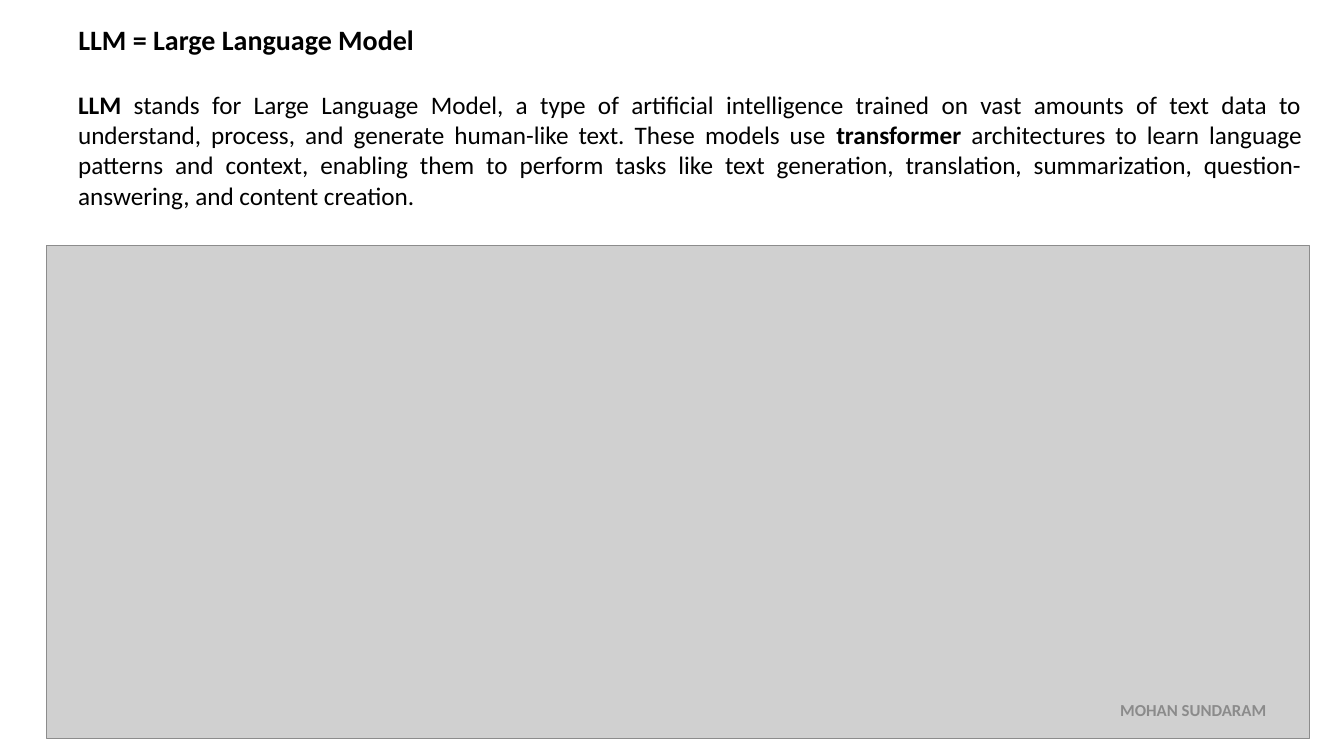
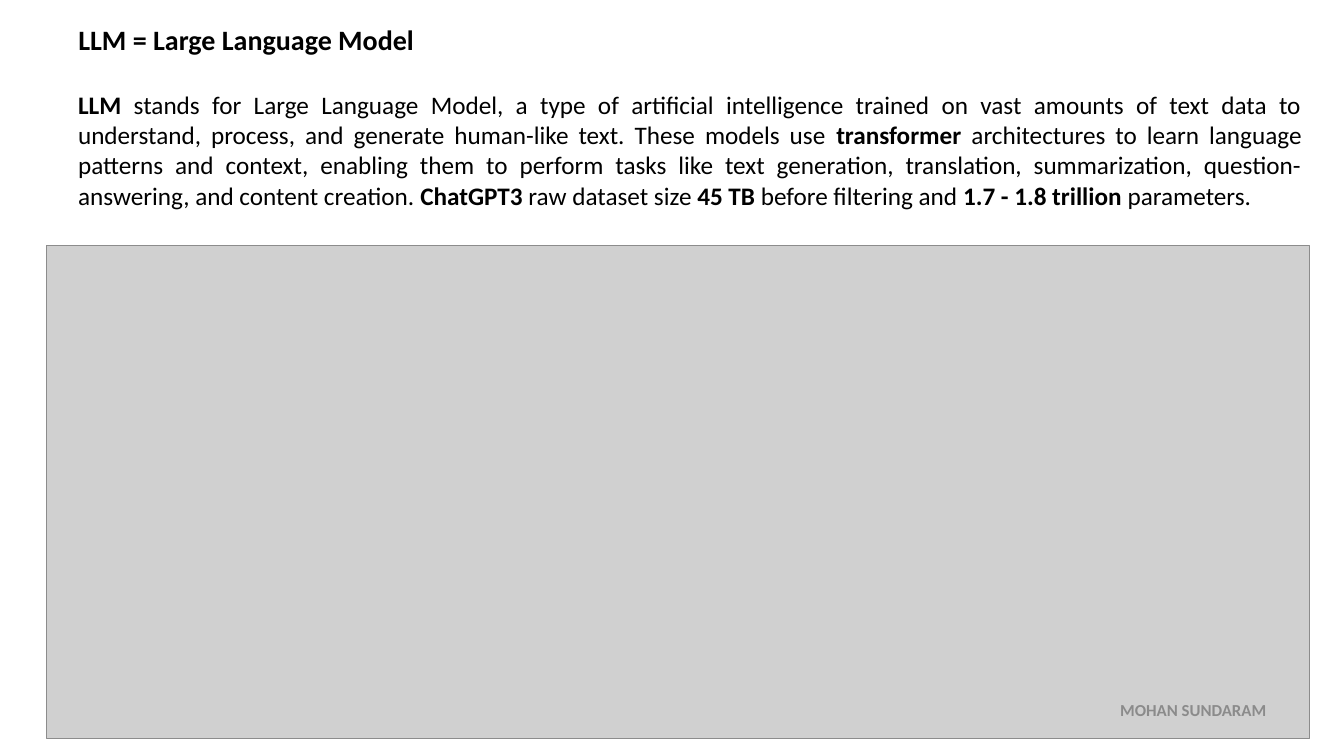
Before and after one commit to mohan4295work/Doc, a slide deck: slide 3 of Artificial Intelligence.pptx (slide 4 before the commit). Drawn at 1344x756 pixels with LibreOffice and Linux fonts; fonts in the diff are those of the drawing; grey boxes stand for pictures. Boxes give left, top, right and bottom in pixels: in the first picture for what was removed or moved away, otherwise in the second. Text is boxed around its words. In the diff, an @@ line names an element or a change of style, - is before the commit and + after.

Commit message:
Artificial Intelligence PPT
Artificial Intelligence

```diff
--- a/Artificial Intelligence.pptx
+++ b/Artificial Intelligence.pptx
@@ text at (x1=78, y1=96, x2=1301, y2=210): text changed @@
-LLM stands for Large Language Model, a type of artificial intelligence trained on vast amounts of text data to understand, process, and generate human-like text. These models use transformer architectures to learn language patterns and context, enabling them to perform tasks like text generation, translation, summarization, question-answering, and content creation.
+LLM stands for Large Language Model, a type of artificial intelligence trained on vast amounts of text data to understand, process, and generate human-like text. These models use transformer architectures to learn language patterns and context, enabling them to perform tasks like text generation, translation, summarization, question-answering, and content creation. ChatGPT3 raw dataset size 45 TB before filtering and 1.7 - 1.8 trillion parameters.
```
Also in this commit, not shown: 10 other slides changed, 3 slides added.
